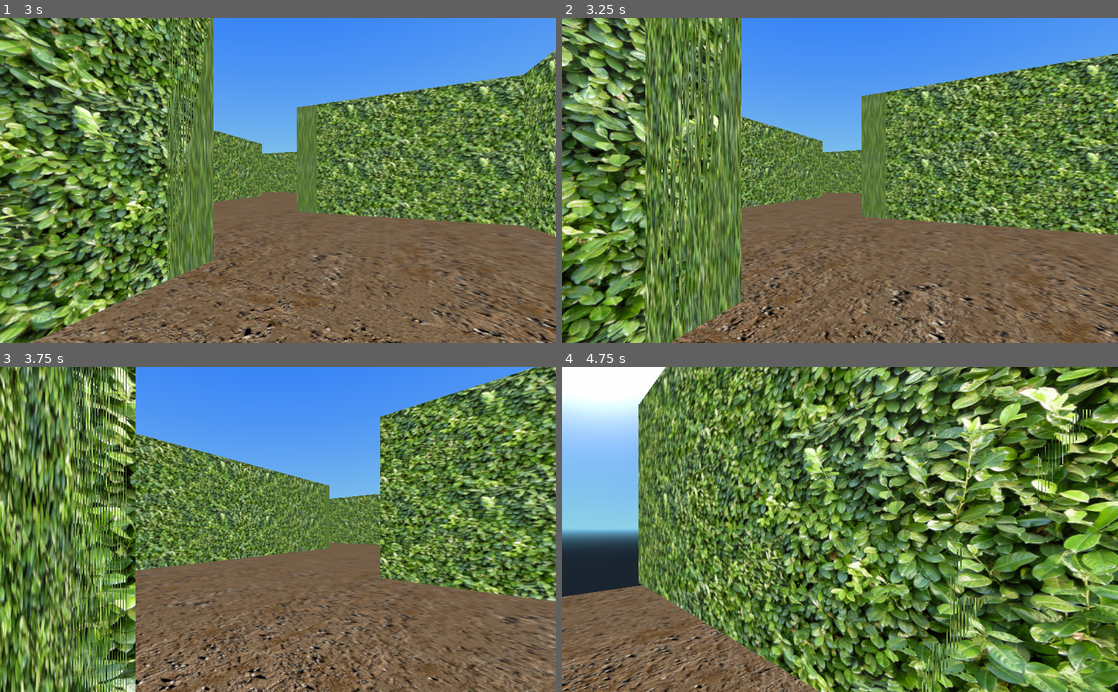
Above: before the commit, frames 1-4 (two rows, left to right).
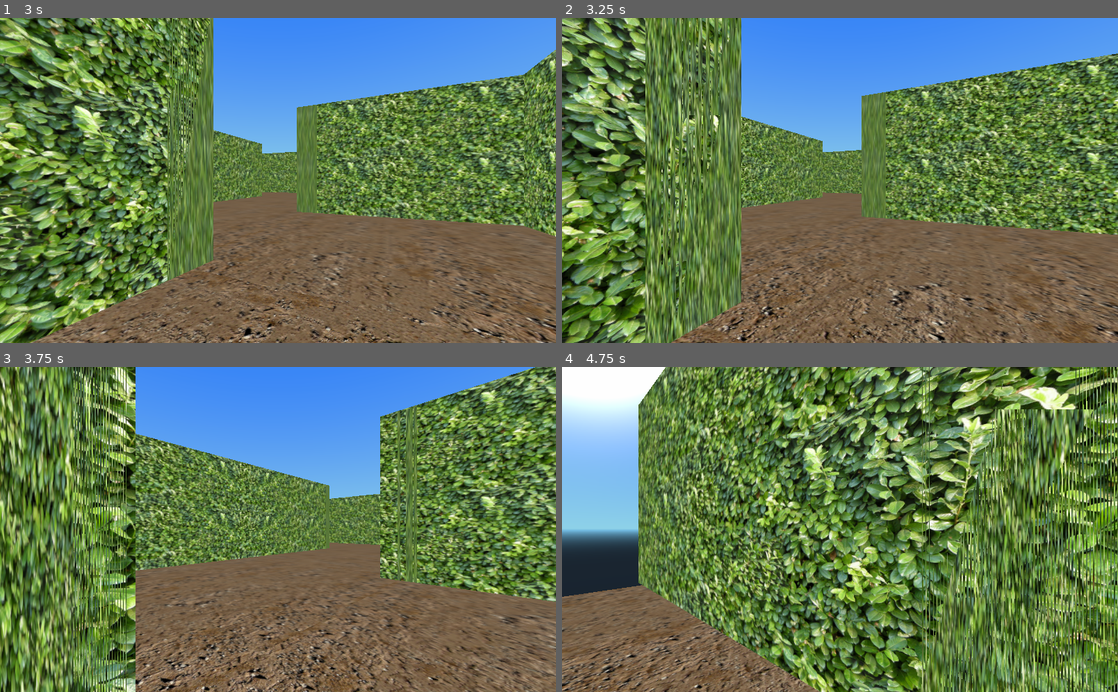
Above: after the commit, the same moments.

Repository: manisto/find-the-diamond
Game: Godot game, scene res://levels/map_maze/level.tscn
Two runs of this game, one before a commit and one after it. Both use one fixed random seed, a clock stepped at 60 frames per second and the inputs below.
Inputs:
- Up to frame 1 (3 s): tap Enter at 0.5 s; hold Right (ui_right) 0.53-1.28 s; hold Left (ui_left) 1.28-2.03 s; hold Right (ui_right) 2.03-2.78 s; hold Up (ui_up) from 2.78 s (still down)
- Up to frame 2 (3.25 s): keep holding Up (ui_up)
- Up to frame 3 (3.75 s): release Up (ui_up) at 3.53 s; hold Left (ui_left) from 3.53 s (still down)
- Up to frame 4 (4.75 s): keep holding Left (ui_left)

Frame 1 is identical in both runs. In frame 2, 0.1% of the frame differs, in the area x 50-53%, y 40-54%; in frame 3, 0.9%; in frame 4, 15%, in the area x 64-100%, y 0-100%.

Commit message:
Added yet another line to the maze.

Diff:
--- a/levels/map_maze/level.tscn
+++ b/levels/map_maze/level.tscn
@@ -950,6 +950,7 @@
 
 [node name="line_12" type="Spatial" parent="maze" index="12"]
 
+editor/display_folded = true
 transform = Transform( 1, 0, 0, 0, 1, 0, 0, 0, 1, 80, 0, 96 )
 
 [node name="wall" parent="maze/line_12" index="0" instance=ExtResource( 5 )]
@@ -1029,3 +1030,86 @@
 [node name="corner3" parent="maze/line_12" index="19" instance=ExtResource( 4 )]
 
 transform = Transform( -4.37114e-008, 0, -1, 0, 1, 0, 1, 0, -4.37114e-008, -152, 0, 0 )
+
+[node name="line_13" type="Spatial" parent="maze" index="13"]
+
+editor/display_folded = true
+transform = Transform( 1, 0, 0, 0, 1, 0, 0, 0, 1, 80, 0, 104 )
+
+[node name="wall" parent="maze/line_13" index="0" instance=ExtResource( 5 )]
+
+[node name="wall2" parent="maze/line_13" index="1" instance=ExtResource( 5 )]
+
+transform = Transform( 1, 0, 0, 0, 1, 0, 0, 0, 1, -8, 0, 0 )
+
+[node name="wall3" parent="maze/line_13" index="2" instance=ExtResource( 5 )]
+
+transform = Transform( 1, 0, 0, 0, 1, 0, 0, 0, 1, -16, 0, 0 )
+
+[node name="wall4" parent="maze/line_13" index="3" instance=ExtResource( 5 )]
+
+transform = Transform( -4.37114e-008, 0, -1, 0, 1, 0, 1, 0, -4.37114e-008, -24, 0, 0 )
+
+[node name="wall5" parent="maze/line_13" index="4" instance=ExtResource( 5 )]
+
+transform = Transform( 1, 0, 0, 0, 1, 0, 0, 0, 1, -32, 0, 0 )
+
+[node name="wall6" parent="maze/line_13" index="5" instance=ExtResource( 5 )]
+
+transform = Transform( 1, 0, 0, 0, 1, 0, 0, 0, 1, -40, 0, 0 )
+
+[node name="wall7" parent="maze/line_13" index="6" instance=ExtResource( 5 )]
+
+transform = Transform( -1, 0, -8.74228e-008, 0, 1, 0, 8.74228e-008, 0, -1, -48, 0, 0 )
+
+[node name="wall8" parent="maze/line_13" index="7" instance=ExtResource( 5 )]
+
+transform = Transform( -1, 0, -8.74228e-008, 0, 1, 0, 8.74228e-008, 0, -1, -56, 0, 0 )
+
+[node name="wall9" parent="maze/line_13" index="8" instance=ExtResource( 5 )]
+
+transform = Transform( -1, 0, -8.74228e-008, 0, 1, 0, 8.74228e-008, 0, -1, -64, 0, 0 )
+
+[node name="wall10" parent="maze/line_13" index="9" instance=ExtResource( 5 )]
+
+transform = Transform( 1.31134e-007, 0, -1, 0, 1, 0, 1, 0, 1.31134e-007, -72, 0, 0 )
+
+[node name="wall11" parent="maze/line_13" index="10" instance=ExtResource( 5 )]
+
+transform = Transform( -1, 0, -8.74228e-008, 0, 1, 0, 8.74228e-008, 0, -1, -80, 0, 0 )
+
+[node name="wall12" parent="maze/line_13" index="11" instance=ExtResource( 5 )]
+
+transform = Transform( -1, 0, -8.74228e-008, 0, 1, 0, 8.74228e-008, 0, -1, -88, 0, 0 )
+
+[node name="wall13" parent="maze/line_13" index="12" instance=ExtResource( 5 )]
+
+transform = Transform( 1.31134e-007, 0, -1, 0, 1, 0, 1, 0, 1.31134e-007, -96, 0, 0 )
+
+[node name="wall14" parent="maze/line_13" index="13" instance=ExtResource( 5 )]
+
+transform = Transform( 1.31134e-007, 0, -1, 0, 1, 0, 1, 0, 1.31134e-007, -104, 0, 0 )
+
+[node name="wall15" parent="maze/line_13" index="14" instance=ExtResource( 5 )]
+
+transform = Transform( 1, 0, 1.74846e-007, 0, 1, 0, -1.74846e-007, 0, 1, -112, 0, 0 )
+
+[node name="wall16" parent="maze/line_13" index="15" instance=ExtResource( 5 )]
+
+transform = Transform( -1, 0, -2.62268e-007, 0, 1, 0, 2.62268e-007, 0, -1, -120, 0, 0 )
+
+[node name="wall17" parent="maze/line_13" index="16" instance=ExtResource( 5 )]
+
+transform = Transform( -1, 0, -2.62268e-007, 0, 1, 0, 2.62268e-007, 0, -1, -128, 0, 0 )
+
+[node name="wall18" parent="maze/line_13" index="17" instance=ExtResource( 5 )]
+
+transform = Transform( 3.0598e-007, 0, -1, 0, 1, 0, 1, 0, 3.0598e-007, -136, 0, 0 )
+
+[node name="wall19" parent="maze/line_13" index="18" instance=ExtResource( 5 )]
+
+transform = Transform( -1, 0, -2.62268e-007, 0, 1, 0, 2.62268e-007, 0, -1, -144, 0, -7.62939e-006 )
+
+[node name="wall20" parent="maze/line_13" index="19" instance=ExtResource( 5 )]
+
+transform = Transform( -1, 0, -2.62268e-007, 0, 1, 0, 2.62268e-007, 0, -1, -152, 0, -7.62939e-006 )
